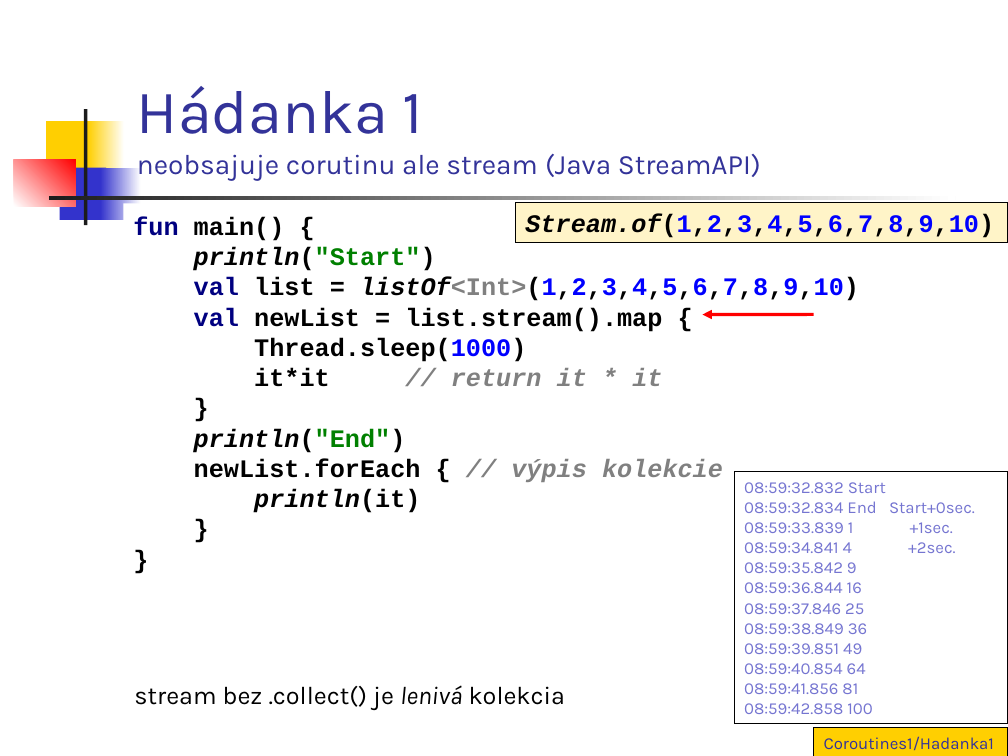
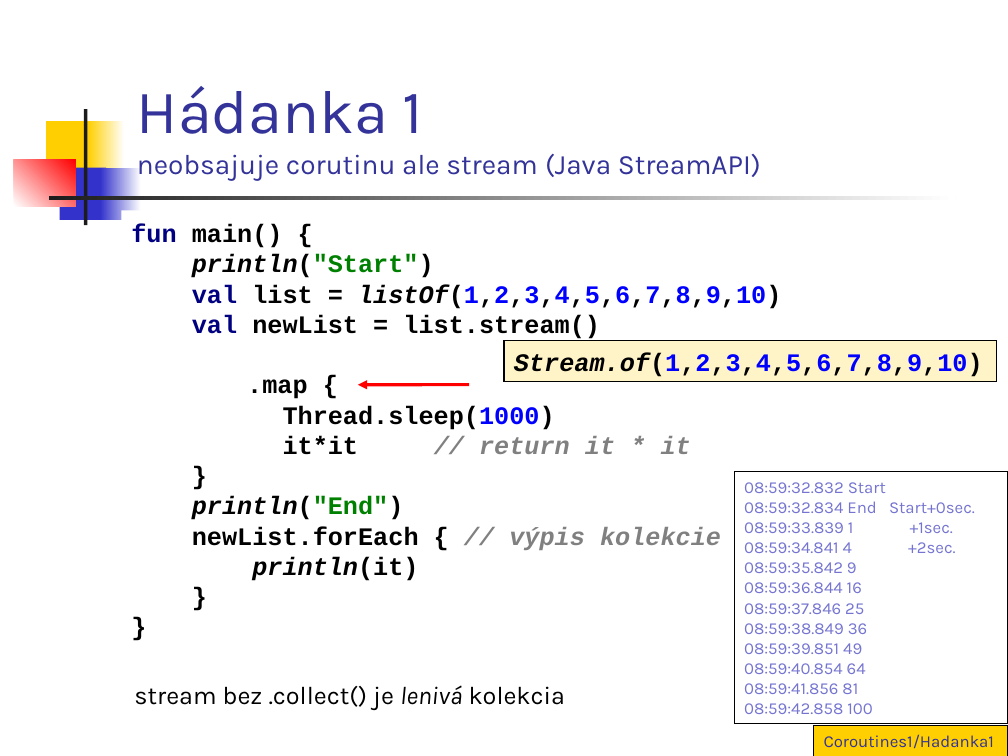
Before and after one commit to vmandro/Prednasky, a slide deck: slide 9 of 10/10_Android.ppt (slide 8 before the commit). Drawn at 1008x756 pixels with LibreOffice and Linux fonts; fonts in the diff are those of the drawing. Boxes give left, top, right and bottom in pixels: in the first picture for what was removed or moved away, otherwise in the second. Text is boxed around its words. In the diff, an @@ line names an element or a change of style, - is before the commit and + after.

```diff
--- a/10/10_Android.ppt
+++ b/10/10_Android.ppt
@@ text at (x1=131, y1=224, x2=781, y2=581): text changed @@
-fun main() {
-println("Start")
-val list = listOf<Int>(1,2,3,4,5,6,7,8,9,10)
-val newList = list.stream().map {
-Thread.sleep(1000)
-it*it // return it * it
-}
-println("End")
-newList.forEach { // výpis kolekcie
-println(it)
-}
-}
+fun main() {
+println("Start")
+val list = listOf(1,2,3,4,5,6,7,8,9,10)
+val newList = list.stream()
+.map {
+Thread.sleep(1000)
+it*it // return it * it
+}
+println("End")
+newList.forEach { // výpis kolekcie
+println(it)
+}
+}
@@ rectangle "Stream.of(1,2,3,4,5,6,7,8,9,10)" moved from (x1=515, y1=203, x2=1008, y2=243) to (x1=504, y1=341, x2=997, y2=381) @@
@@ arrow moved from (813, 314) - (703, 314) to (469, 385) - (358, 385) @@
```
Also in this commit, not shown: 22 other slides changed, 6 slides added, 4 other files.
